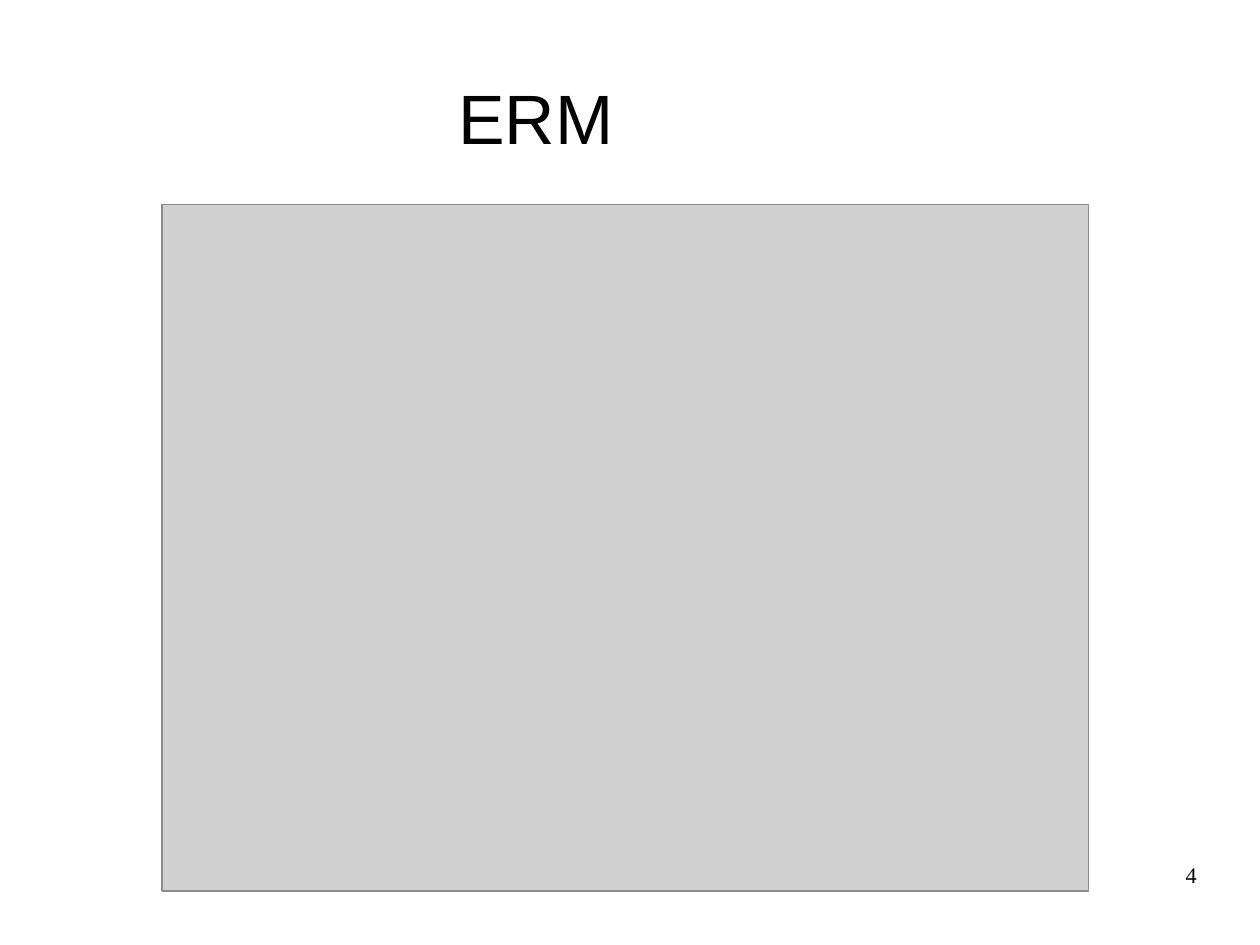
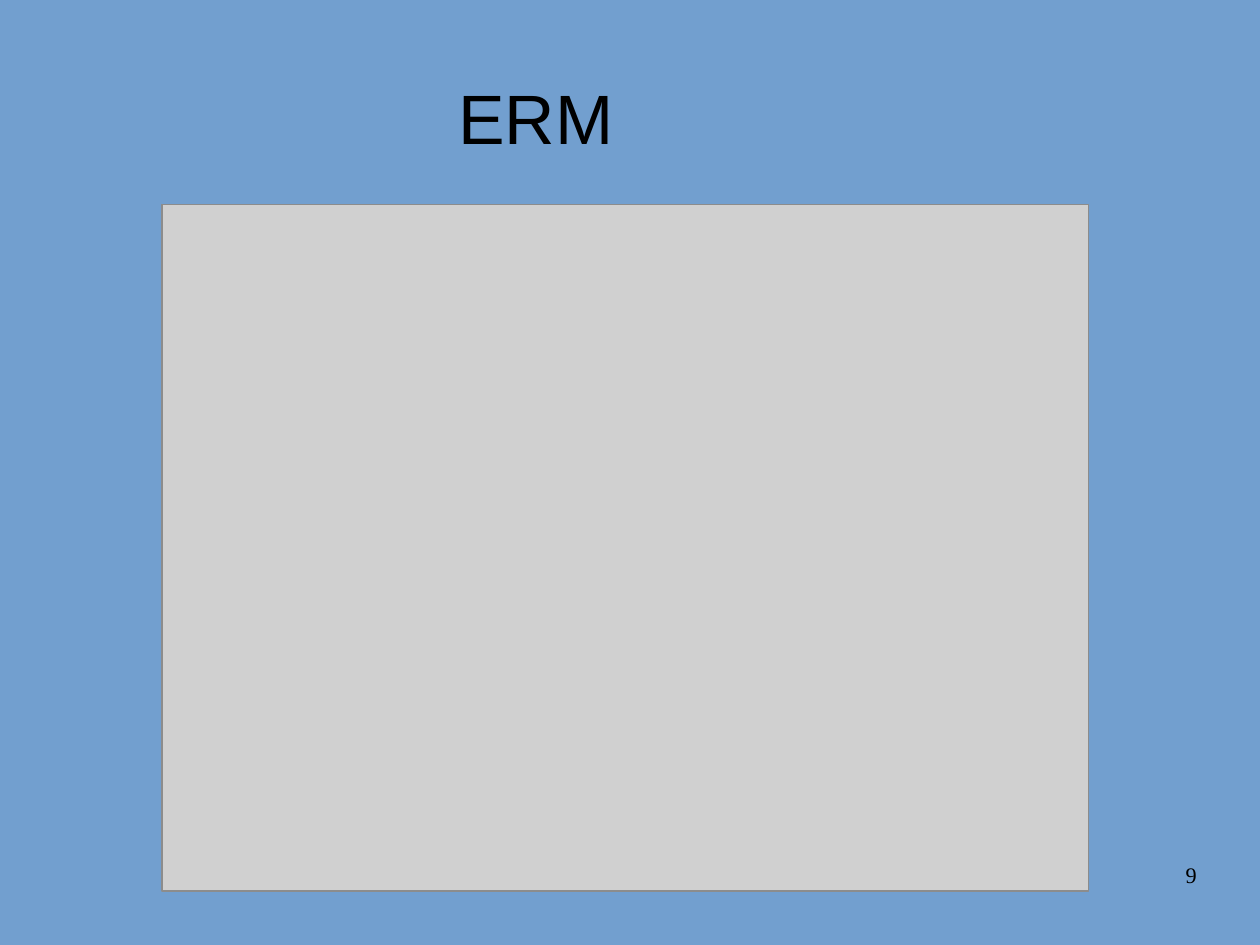
Before and after one commit to JackWolfskind/Tannte-Emma, a slide deck: slide 9 of doc/Präsentation/Präsentation.odp (slide 4 before the commit). Drawn at 1260x945 pixels with LibreOffice and Linux fonts; fonts in the diff are those of the drawing; grey boxes stand for pictures; background and template pictures are left out. Boxes give left, top, right and bottom in pixels: in the first picture for what was removed or moved away, otherwise in the second. Text is boxed around its words. In the diff, an @@ line names an element or a change of style, - is before the commit and + after.

```diff
--- a/doc/Präsentation/Präsentation.odp
+++ b/doc/Präsentation/Präsentation.odp
@@ background #FFFFFF to #729FCF @@
@@ page number at [1186,868,1197,883]: text changed @@
-4
+9
```
Also in this commit, not shown: 3 other slides changed, 8 slides added, 5 other files.
